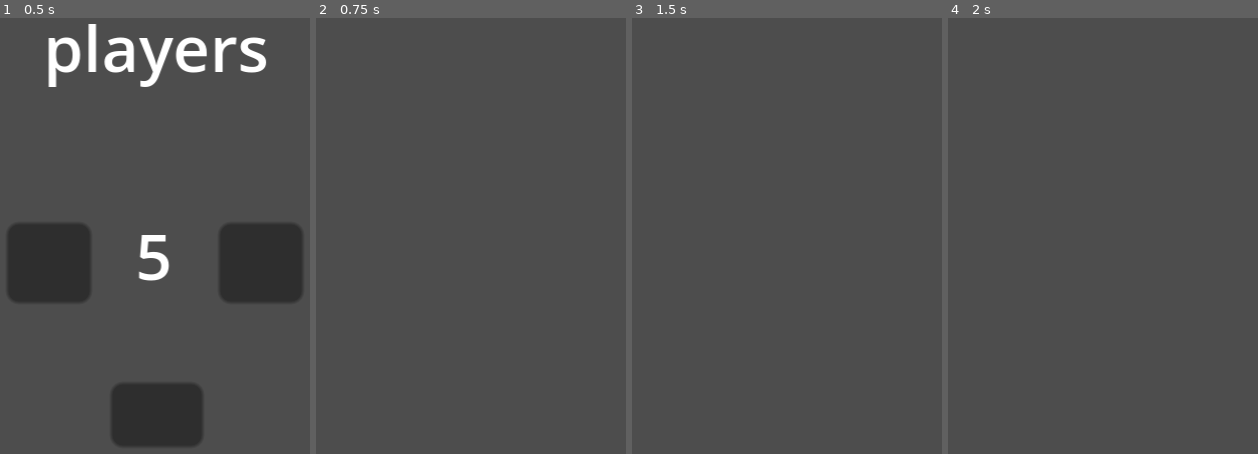
Above: before the commit, frames 1-4 (left to right).
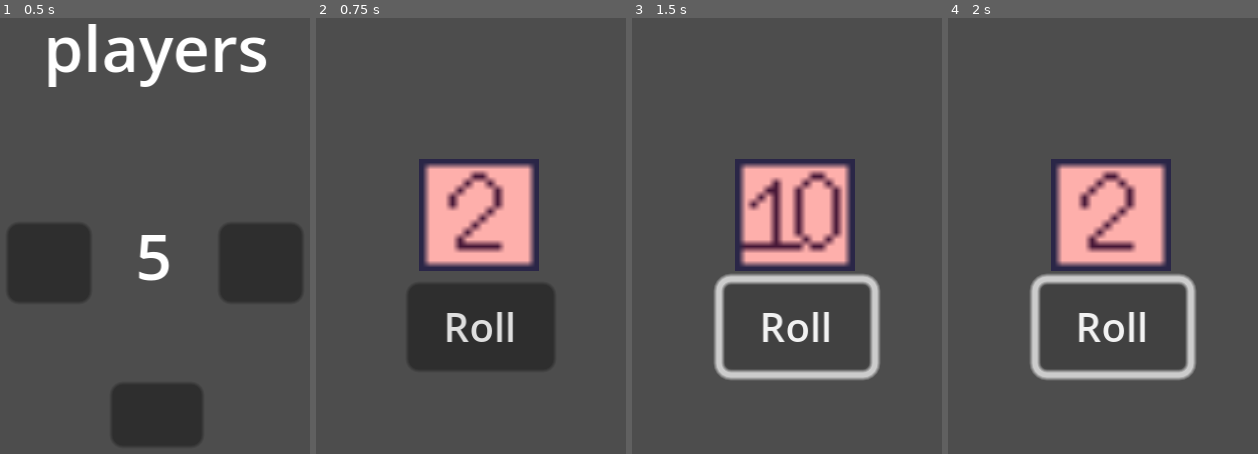
Above: after the commit, the same moments.

Repository: mikolajwalasiewicz/OctaTrade
Game: Godot game, scene res://Scenes/Scene1.tscn
The game is run twice, just before and just after one commit, with the same random seed, the same clock (stepped at 60 frames per second) and the same inputs.
Inputs (mouse positions are in pixels of both pictures, inside the frame that each line leads up to):
- Up to frame 1 (0.5 s): no input
- Up to frame 2 (0.75 s): click (474, 414) at 0.5 s
- Up to frame 3 (1.5 s): click (796, 327) at 1.25 s, where only the run after the commit has a clickable "Roll"
- Up to frame 4 (2 s): no input

Frame 1 is identical in both runs. In frame 2, 19% of the frame differs, in the area x 29-77%, y 32-81%; in frame 3, 14%; in frame 4, 14%.

Commit message:
Dice
dodalem kosc do gry od 2-12

Diff:
--- /dev/null
+++ b/octatrade/Scenes/Dice.tscn
@@ -0,0 +1,167 @@
+[gd_scene load_steps=14 format=3 uid="uid://d01j4ajs3iyn"]
+
+[ext_resource type="Script" path="res://Scripts/dice.gd" id="1_go6l7"]
+[ext_resource type="Texture2D" uid="uid://cevww4k6qedey" path="res://Textures/dice/2.png" id="3_jdixm"]
+[ext_resource type="Texture2D" uid="uid://iviv17vvma1v" path="res://Textures/dice/3.png" id="4_g7cql"]
+[ext_resource type="Texture2D" uid="uid://ddal52ivt67v8" path="res://Textures/dice/4.png" id="5_d17t4"]
+[ext_resource type="Texture2D" uid="uid://b7h5jsu8nen88" path="res://Textures/dice/5.png" id="6_cadbt"]
+[ext_resource type="Texture2D" uid="uid://c21gcagbyx5fo" path="res://Textures/dice/6.png" id="7_m43x0"]
+[ext_resource type="Texture2D" uid="uid://dygkg4wxalymp" path="res://Textures/dice/7.png" id="8_ulmkd"]
+[ext_resource type="Texture2D" uid="uid://cqwshfcgatg0w" path="res://Textures/dice/8.png" id="9_rrjsq"]
+[ext_resource type="Texture2D" uid="uid://dnbsg0ct7v7r6" path="res://Textures/dice/9.png" id="10_xkkr5"]
+[ext_resource type="Texture2D" uid="uid://dqmjhwifc7ajd" path="res://Textures/dice/10.png" id="11_1j4rm"]
+[ext_resource type="Texture2D" uid="uid://myajvk7gkqv8" path="res://Textures/dice/11.png" id="12_sfdby"]
+[ext_resource type="Texture2D" uid="uid://bmwpnf067fip8" path="res://Textures/dice/12.png" id="13_vwnp1"]
+
+[sub_resource type="SpriteFrames" id="SpriteFrames_qu7qt"]
+animations = [{
+"frames": [{
+"duration": 1.0,
+"texture": ExtResource("11_1j4rm")
+}],
+"loop": true,
+"name": &"10",
+"speed": 5.0
+}, {
+"frames": [{
+"duration": 1.0,
+"texture": ExtResource("12_sfdby")
+}],
+"loop": true,
+"name": &"11",
+"speed": 5.0
+}, {
+"frames": [{
+"duration": 1.0,
+"texture": ExtResource("13_vwnp1")
+}],
+"loop": true,
+"name": &"12",
+"speed": 5.0
+}, {
+"frames": [{
+"duration": 1.0,
+"texture": ExtResource("3_jdixm")
+}],
+"loop": true,
+"name": &"2",
+"speed": 5.0
+}, {
+"frames": [{
+"duration": 1.0,
+"texture": ExtResource("4_g7cql")
+}],
+"loop": true,
+"name": &"3",
+"speed": 5.0
+}, {
+"frames": [{
+"duration": 1.0,
+"texture": ExtResource("5_d17t4")
+}],
+"loop": true,
+"name": &"4",
+"speed": 5.0
+}, {
+"frames": [{
+"duration": 1.0,
+"texture": ExtResource("6_cadbt")
+}],
+"loop": true,
+"name": &"5",
+"speed": 5.0
+}, {
+"frames": [{
+"duration": 1.0,
+"texture": ExtResource("7_m43x0")
+}],
+"loop": true,
+"name": &"6",
+"speed": 5.0
+}, {
+"frames": [{
+"duration": 1.0,
+"texture": ExtResource("8_ulmkd")
+}],
+"loop": true,
+"name": &"7",
+"speed": 5.0
+}, {
+"frames": [{
+"duration": 1.0,
+"texture": ExtResource("9_rrjsq")
+}],
+"loop": true,
+"name": &"8",
+"speed": 5.0
+}, {
+"frames": [{
+"duration": 1.0,
+"texture": ExtResource("10_xkkr5")
+}],
+"loop": true,
+"name": &"9",
+"speed": 5.0
+}, {
+"frames": [{
+"duration": 0.1,
+"texture": ExtResource("3_jdixm")
+}, {
+"duration": 0.1,
+"texture": ExtResource("4_g7cql")
+}, {
+"duration": 0.1,
+"texture": ExtResource("5_d17t4")
+}, {
+"duration": 0.1,
+"texture": ExtResource("6_cadbt")
+}, {
+"duration": 0.1,
+"texture": ExtResource("7_m43x0")
+}, {
+"duration": 0.1,
+"texture": ExtResource("8_ulmkd")
+}, {
+"duration": 0.1,
+"texture": ExtResource("9_rrjsq")
+}, {
+"duration": 0.1,
+"texture": ExtResource("10_xkkr5")
+}, {
+"duration": 0.1,
+"texture": ExtResource("11_1j4rm")
+}, {
+"duration": 0.1,
+"texture": ExtResource("12_sfdby")
+}, {
+"duration": 0.1,
+"texture": ExtResource("13_vwnp1")
+}],
+"loop": true,
+"name": &"roll",
+"speed": 5.0
+}]
+
+[node name="Dice" type="Node2D"]
+script = ExtResource("1_go6l7")
+
+[node name="AnimatedSprite2D" type="AnimatedSprite2D" parent="."]
+position = Vector2(45, 26)
+scale = Vector2(1.875, 1.75)
+sprite_frames = SubResource("SpriteFrames_qu7qt")
+animation = &"roll"
+
+[node name="Sprite2D" type="Sprite2D" parent="."]
+
+[node name="Camera2D" type="Camera2D" parent="."]
+position = Vector2(44, 33)
+
+[node name="Button" type="Button" parent="."]
+offset_left = 27.0
+offset_top = 43.0
+offset_right = 64.0
+offset_bottom = 65.0
+theme_override_font_sizes/font_size = 10
+text = "Roll"
+
+[connection signal="pressed" from="Button" to="." method="_on_button_pressed"]
--- a/octatrade/Scenes/Scene2.tscn
+++ b/octatrade/Scenes/Scene2.tscn
@@ -1,19 +1,24 @@
-[gd_scene format=3 uid="uid://cj3qb6dy5xwpe"]
+[gd_scene load_steps=3 format=3 uid="uid://cj3qb6dy5xwpe"]
+
+[ext_resource type="Script" path="res://Scripts/scene_2.gd" id="1_cotev"]
+[ext_resource type="PackedScene" uid="uid://d01j4ajs3iyn" path="res://Scenes/Dice.tscn" id="2_nxgef"]
 
 [node name="Scene2" type="Node2D"]
+script = ExtResource("1_cotev")
 
 [node name="gui" type="Control" parent="."]
 layout_mode = 3
 anchors_preset = 0
 offset_left = -1.0
-offset_top = 119.0
+offset_top = 120.0
 offset_right = 90.0
-offset_bottom = 159.0
+offset_bottom = 160.0
 
 [node name="game" type="Control" parent="."]
 layout_mode = 3
 anchors_preset = 0
 offset_left = 1.0
-offset_top = -1.0
-offset_right = 91.0
-offset_bottom = 118.0
+offset_right = 89.0
+offset_bottom = 127.0
+
+[node name="Dice" parent="." instance=ExtResource("2_nxgef")]
--- /dev/null
+++ b/octatrade/Scripts/dice.gd
@@ -0,0 +1,59 @@
+extends Node2D
+
+var rand_num = 1
+var rolling = false
+
+
+func dice():
+	# Prevent rolling if already rolling
+	if rolling:
+		return
+
+	rolling = true
+	randomize()
+	rand_num = int(randf_range(2, 12))
+	print(rand_num)
+
+	# After 3 seconds, change the animation based on rand_num
+	await get_tree().create_timer(1.5).timeout
+
+	# Set the animation based on the rolled number
+	match rand_num:
+		2:
+			$AnimatedSprite2D.play("2")
+		3:
+			$AnimatedSprite2D.play("3")
+		4:
+			$AnimatedSprite2D.play("4")
+		5:
+			$AnimatedSprite2D.play("5")
+		6:
+			$AnimatedSprite2D.play("6")
+		7:
+			$AnimatedSprite2D.play("7")
+		8:
+			$AnimatedSprite2D.play("8")
+		9:
+			$AnimatedSprite2D.play("9")
+		10:
+			$AnimatedSprite2D.play("10")
+		11:
+			$AnimatedSprite2D.play("11")
+		12:
+			$AnimatedSprite2D.play("12")
+
+	rolling = false  # Allow the next roll after the animation finishes
+
+
+# Called when the node enters the scene tree for the first time.
+func _ready() -> void:
+	pass
+
+
+# Called every frame. 'delta' is the elapsed time since the previous frame.
+func _process(delta: float) -> void:
+	if rolling:
+		$AnimatedSprite2D.play("roll")
+
+func _on_button_pressed() -> void:
+	dice()
--- /dev/null
+++ b/octatrade/Scripts/scene_2.gd
@@ -0,0 +1,11 @@
+extends Node2D
+
+
+# Called when the node enters the scene tree for the first time.
+func _ready() -> void:
+	pass # Replace with function body.
+
+
+# Called every frame. 'delta' is the elapsed time since the previous frame.
+func _process(delta: float) -> void:
+	pass
Binary file added: octatrade/Textures/dice/1.png
Not shown, added: octatrade/Textures/dice/1.png.import
Binary file added: octatrade/Textures/dice/10.png
Not shown, added: octatrade/Textures/dice/10.png.import
Binary file added: octatrade/Textures/dice/11.png
Not shown, added: octatrade/Textures/dice/11.png.import
Binary file added: octatrade/Textures/dice/12.png
Not shown, added: octatrade/Textures/dice/12.png.import
Binary file added: octatrade/Textures/dice/2.png
Not shown, added: octatrade/Textures/dice/2.png.import
Binary file added: octatrade/Textures/dice/3.png
Not shown, added: octatrade/Textures/dice/3.png.import
(and 12 more such lines)
